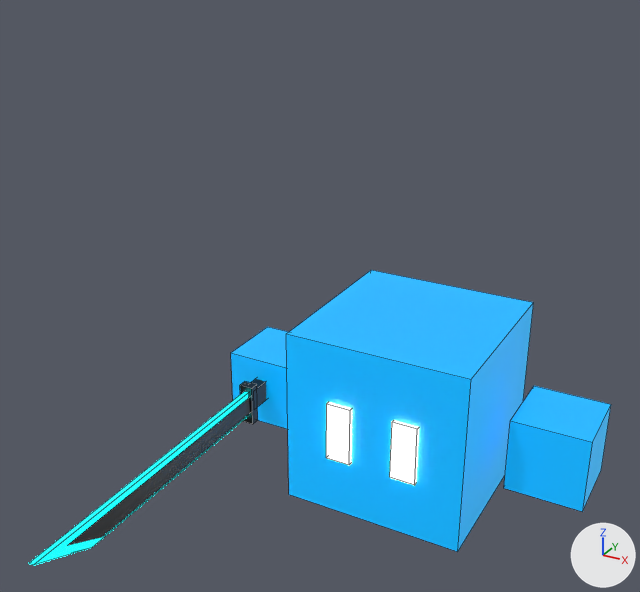
What one commit did to the FBX model Assets/Models/player.fbx.
Before and after are seen from a 50 mm lens placed at (3.26, -8.03, 5.02), pointed at (-0.59, -1.03, 1.52). Lighting does not change. The marker at lower right points along +X, +Y and +Z. The older version comes first. Mesh edges are drawn as thin lines. Where no turn or scale is listed for an object, it has been applied to the vertices.

In view in the first picture: 'blade', 'blade.001', 'eyes', 'leftHand', 'rightHand', 'virus Buster' and 2 more.
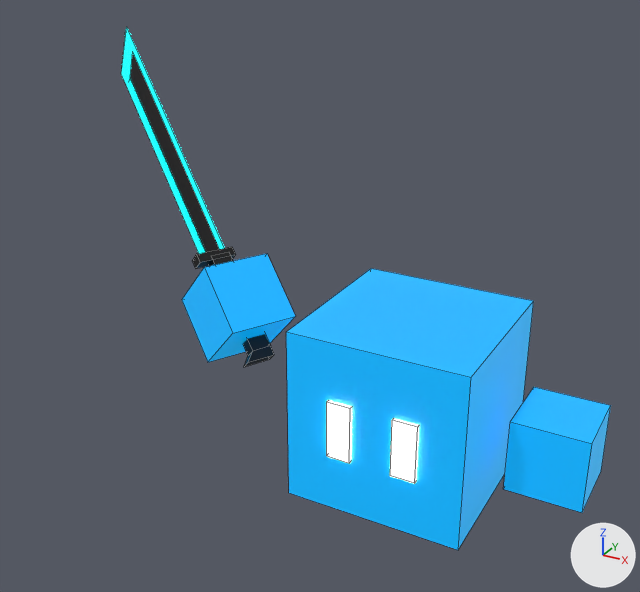
What differs and where, as boxes (x1, y1, x2, y2) in the pictures (640 x 592 px):
'virus Buster', moved: before (286, 270, 534, 552); after (286, 268, 534, 550)
'rightHand', moved, turned: before (231, 327, 288, 429); after (182, 254, 296, 362)
'leftHand', moved: before (504, 386, 611, 512); after (504, 387, 611, 513)
'blade.001', moved, turned: before (67, 398, 250, 546); after (129, 51, 219, 252)
'blade', moved, turned: before (29, 392, 248, 565); after (121, 27, 224, 253)
'sword', moved, turned (mostly hidden before): before (251, 379, 266, 407); after (209, 256, 274, 367)
'guard', moved, turned: before (240, 381, 258, 424); after (192, 247, 236, 268)

Patch to the scene script:
```diff
--- a/Assets/Models/player.fbx.py
+++ b/Assets/Models/player.fbx.py
@@ ob_lefthand @@
 ob_lefthand = bpy.data.objects.new('leftHand', me_立方体_002)
-ob_lefthand.location = (1.65, 0.0, -0.1)
+ob_lefthand.location = (1.65, 0.0, -0.11)
@@ ob_virus_buster @@
 ob_virus_buster = bpy.data.objects.new('virus Buster', me_立方体)
-ob_virus_buster.location = (0.0, 0.0, 0.0)
+ob_virus_buster.location = (0.0, 0.0, 0.02)
@@ ob_righthand @@
 ob_righthand.parent = ob_virus_buster
-ob_righthand.location = (-1.716, 0.0, -0.176)
+ob_righthand.location = (-1.998, -0.412, 0.818)
+ob_righthand.rotation_euler = (-1.611, -0.804, -0.41)  # degrees (-92, -46, -23)
 ob_righthand.scale = (0.407, 0.407, 0.407)
```
